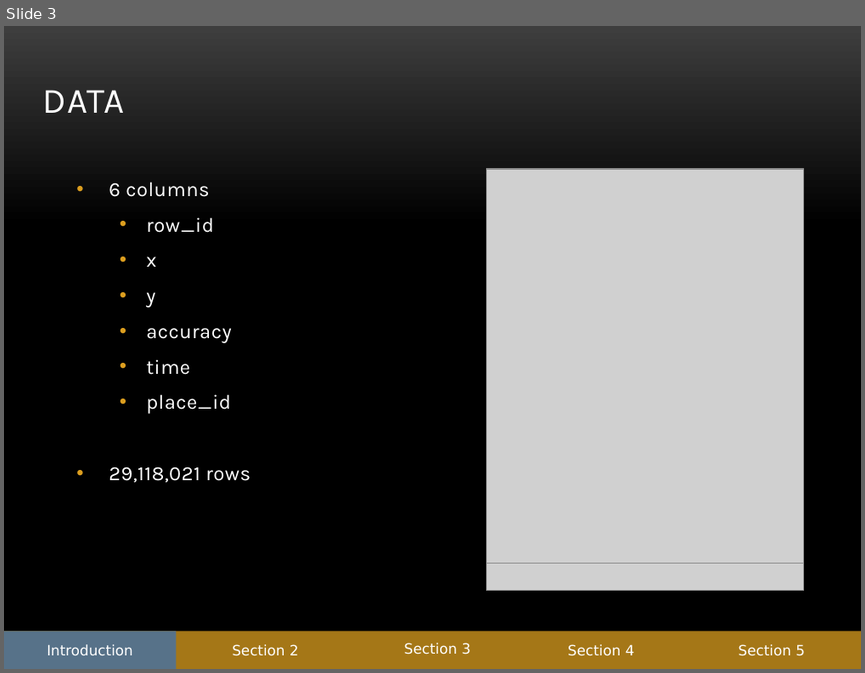
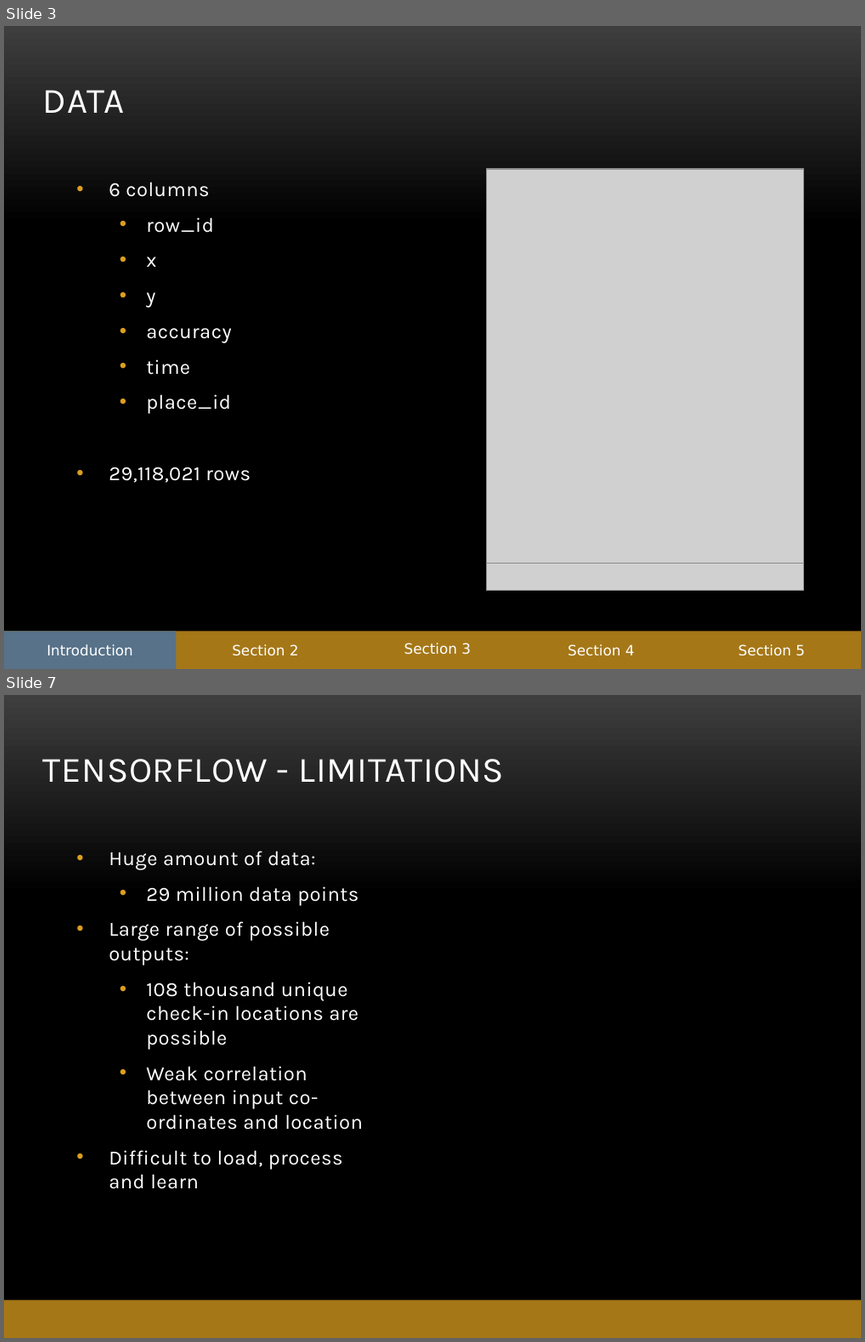
Before and after one commit to abe1ge/teletubbiesQAC, a slide deck: FinalPresentation.pptx. Shown one above the other, each under a label of ours: slide 3 before the commit, slides 3 and 7 after it; the slides between them are not shown. The pictures are 865x673 and 865x1342 pixels, drawn with LibreOffice and Linux fonts; fonts in the diff are those of the drawing; grey boxes stand for pictures; background and template pictures are left out. Boxes give left, top, right and bottom in pixels: in the first picture for what was removed or moved away, otherwise in the second. Text is boxed around its words. In the diff, an @@ line names an element or a change of style, - is before the commit and + after.

```diff
--- a/FinalPresentation.pptx
+++ b/FinalPresentation.pptx
@@ slide 7 added at (4, 695, 861, 1338), background picture (left out); not listed: 1 template element that a slide beside it also shows @@
@@ title added at (43, 759, 504, 783), 30 pt, text #FFFFFF @@
+TENSORFLOW - LIMITATIONS
@@ text added at (109, 851, 363, 1189), 17 pt, text #FFFFFF @@
+• Huge amount of data:
+  • 29 million data points
+• Large range of possible outputs:
+  • 108 thousand unique check-in locations are possible
+  • Weak correlation between input co-ordinates and location
+• Difficult to load, process and learn
```
Also in this commit, not shown: 3 other slides added.
